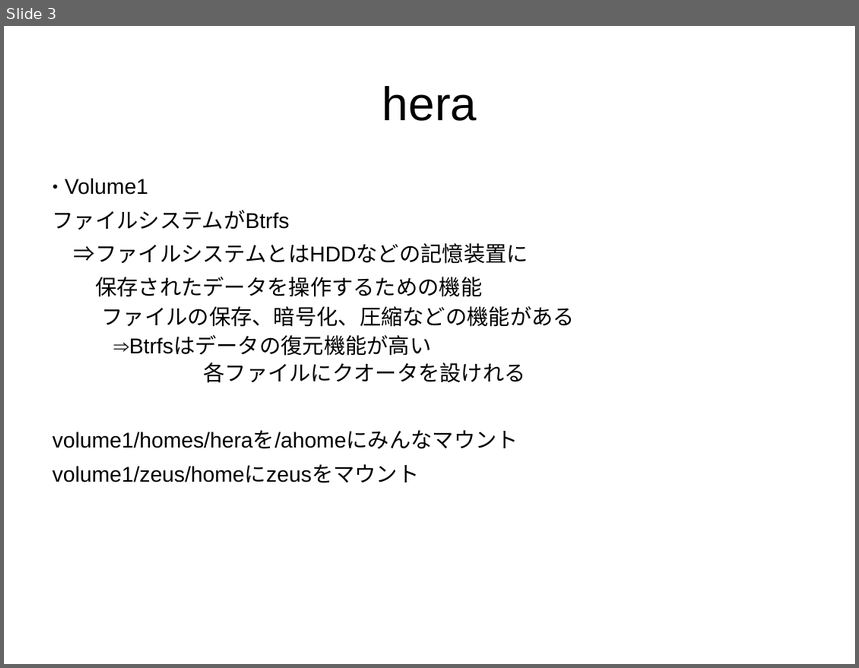
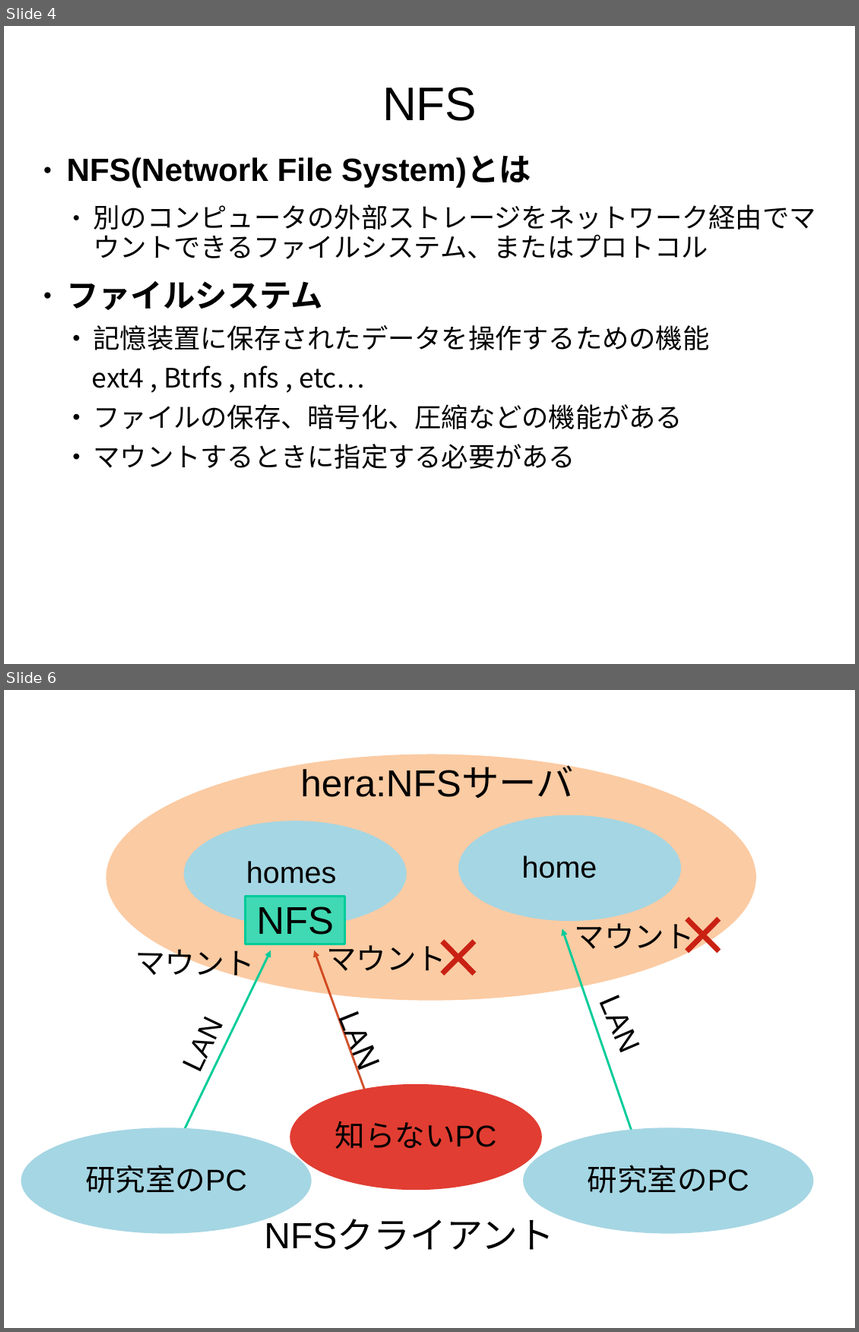
Before and after one commit to naoki709mm/BCL_presentation, a slide deck: okuya.ppt. Shown one above the other, each under a label of ours: slide 3 before the commit, slides 4 and 6 after it; the slides between them are not shown. The pictures are 859x668 and 859x1332 pixels, drawn with LibreOffice and Linux fonts; fonts in the diff are those of the drawing. Boxes give left, top, right and bottom in pixels: in the first picture for what was removed or moved away, otherwise in the second. Text is boxed around its words. In the diff, an @@ line names an element or a change of style, - is before the commit and + after.

```diff
--- a/okuya.ppt
+++ b/okuya.ppt
@@ slide 6 added at bbox=[4, 690, 855, 1328], background #FFFFFF @@
@@ text added at bbox=[300, 767, 574, 798], 35 pt, text #000000 @@
+hera:NFSサーバ
@@ group added at bbox=[21, 754, 813, 1250]: 9 texts, 6 ellipses, 4 lines, 3 arrows, 1 rectangle @@
+研究室のPC
+研究室のPC
+マウント
+マウント
+マウント
+知らないPC
+homes
+NFS
+home
+LAN
+LAN
+LAN
+NFSクライアント
@@ what was slide 3 is now slide 4 @@
@@ slide 4 changed as well @@
@@ title at bbox=[382, 87, 477, 121]: text changed @@
-hera
+NFS
@@ subtitle "NFS(Network File System)とは": place and size @@
-subtitle "NFS(Network File System)とは" at bbox=[53, 178, 575, 484]
+subtitle "NFS(Network File System)とは" at bbox=[66, 155, 816, 469]
@@ subtitle at bbox=[66, 155, 816, 389]: text changed; size 20 to 25 pt; font Noto Sans CJK JP to Arial @@
-● Volume1
-ファイルシステムがBtrfs
-⇒ファイルシステムとはHDDなどの記憶装置に
-保存されたデータを操作するための機能
+● NFS(Network File System)とは
+  ● 別のコンピュータの外部ストレージをネットワーク経由でマウントできるファイルシステム、またはプロトコル
+● ファイルシステム
+  • 記憶装置に保存されたデータを操作するための機能
+      ext4 , Btrfs , nfs , etc…
@@ subtitle at bbox=[94, 404, 683, 430]: size 20 to 25 pt in "ファイルの保存、暗号化、圧縮などの機能がある"; bullet none to •; list level 3 to 2 in "ファイルの保存、暗号化、圧縮などの機能がある" @@
@@ subtitle at bbox=[94, 444, 576, 469]: text changed; size 20 to 25 pt; font Arial to Noto Sans CJK JP @@
-    ⇒Btrfsはデータの復元機能が高い
-      各ファイルにクオータを設けれる
-volume1/homes/heraを/ahomeにみんなマウント
-volume1/zeus/homeにzeusをマウント
+  • マウントするときに指定する必要がある
```
Also in this commit, not shown: 3 other slides changed, 8 other slides added, 1 slide removed.
